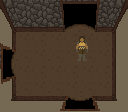
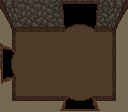
The second 128 x 112 image is a revision of the first. Changes to its layers:
hid "Layer 2" over [76, 36, 88, 61]
painted on "Layer 8 copy 4" over [11, 99, 117, 101]
